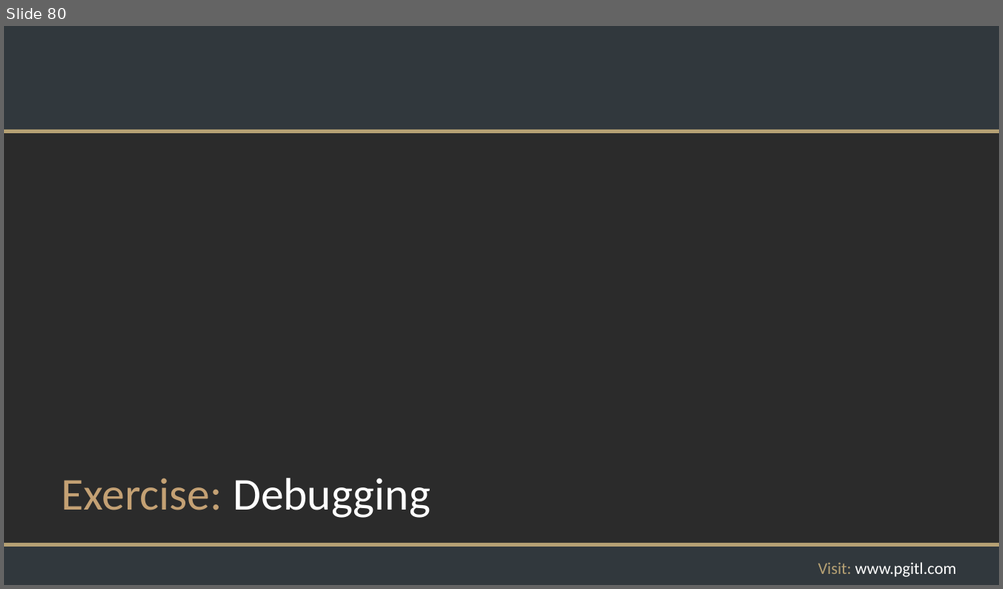
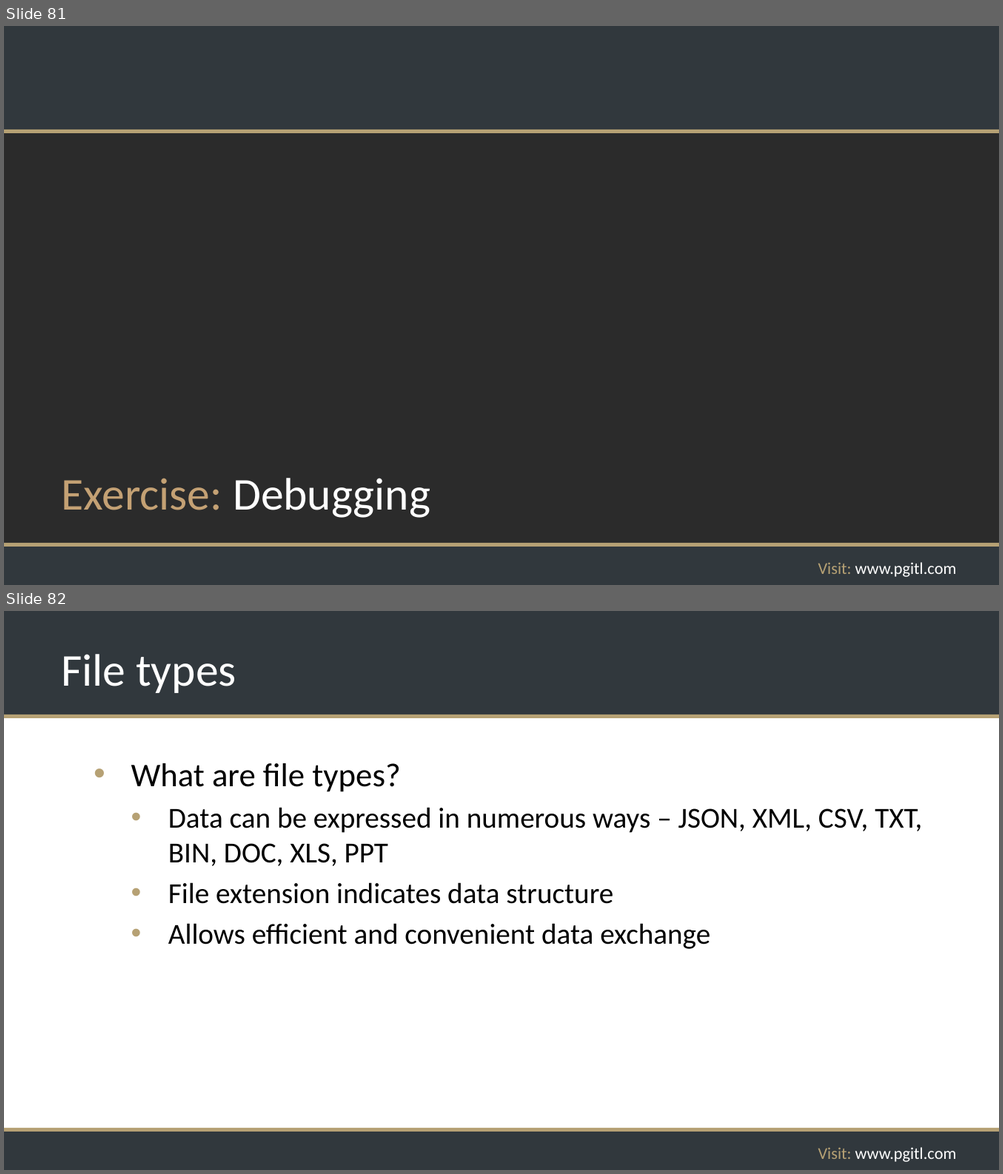
Before and after one commit to rikkouri/project-a, a slide deck: Programming Foundations.pptx. Shown one above the other, each under a label of ours: slide 80 before the commit, slides 81 and 82 after it. The pictures are 1003x589 and 1003x1174 pixels, drawn with LibreOffice and Linux fonts; fonts in the diff are those of the drawing; background and template pictures are left out; a plain dark background stands for a picture behind light text. Boxes give left, top, right and bottom in pixels: in the first picture for what was removed or moved away, otherwise in the second. Text is boxed around its words. In the diff, an @@ line names an element or a change of style, - is before the commit and + after.

```diff
--- a/Programming Foundations.pptx
+++ b/Programming Foundations.pptx
@@ slide 82 added at <box>4,611,999,1170</box>, background #FFFFFF; not listed: 5 template elements that a slide beside it also shows @@
@@ title added at <box>61,654,236,693</box>, 44 pt, text #FFFFFF @@
+File types
@@ text added at <box>131,763,922,949</box>, 28 pt, text #000000 @@
+• What are file types?
+  • Data can be expressed in numerous ways – JSON, XML, CSV, TXT, BIN, DOC, XLS, PPT
+  • File extension indicates data structure
+  • Allows efficient and convenient data exchange
@@ what was slide 80 is now slide 81 @@
```
Also in this commit, not shown: 10 other slides added.
